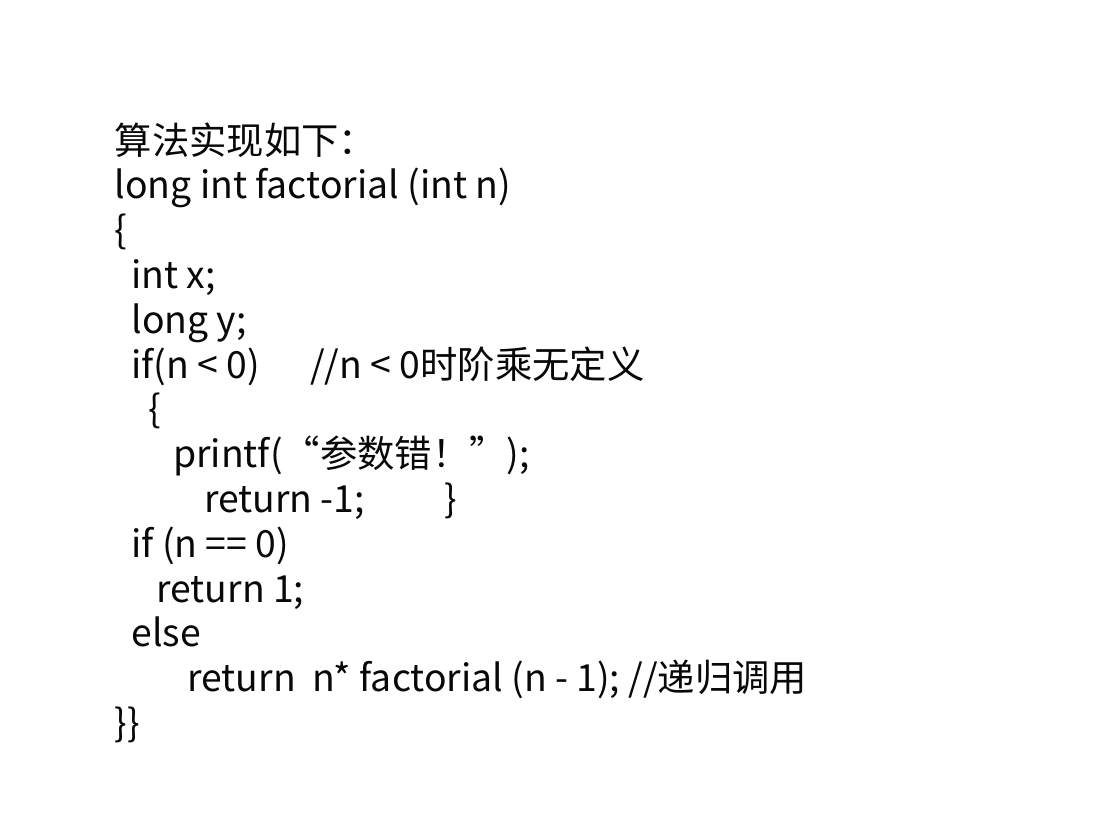
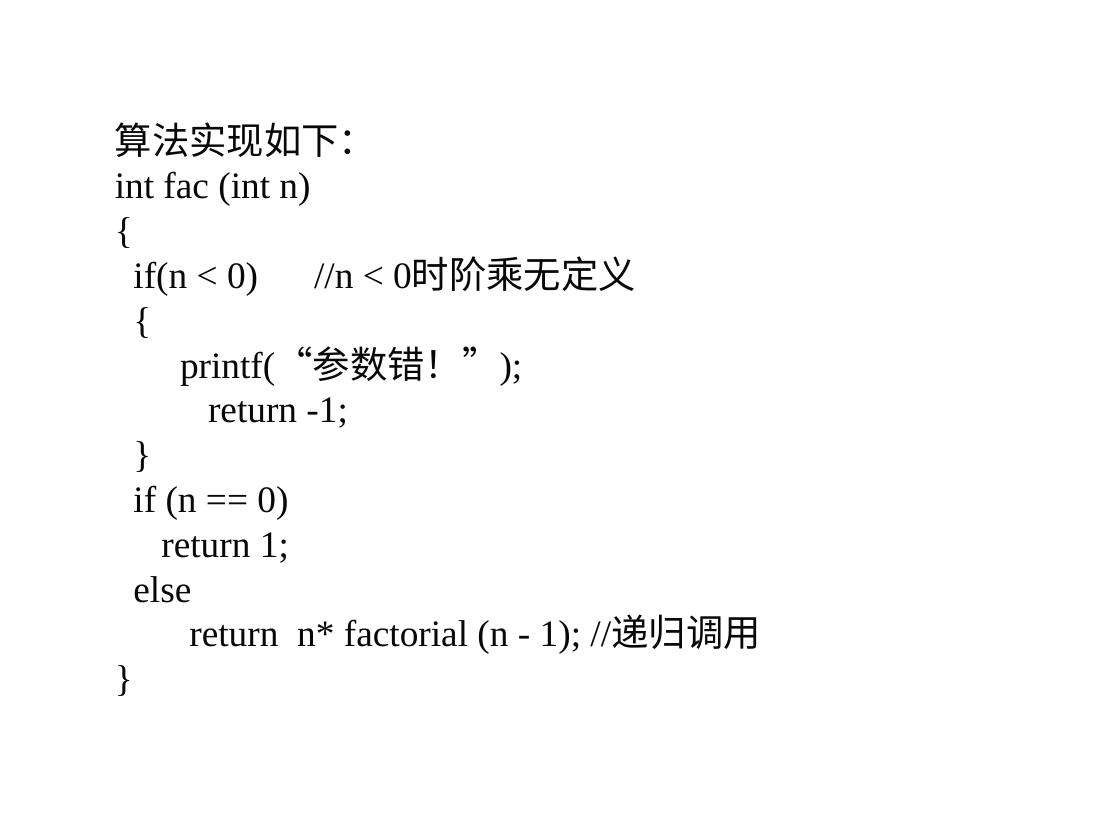
Before and after one commit to liutongling/DP, a slide deck: slide 14 of file/第3章 分治法计.pptx (slide 13 before the commit). Drawn at 1120x840 pixels with LibreOffice and Linux fonts; fonts in the diff are those of the drawing; background and template pictures are left out. Boxes give left, top, right and bottom in pixels: in the first picture for what was removed or moved away, otherwise in the second. Text is boxed around its words. In the diff, an @@ line names an element or a change of style, - is before the commit and + after.

Commit message:
添加递归函数和快速排序代码

```diff
--- a/file/第3章 分治法计.pptx
+++ b/file/第3章 分治法计.pptx
@@ text at [115,122,760,654]: text changed; font Noto Sans CJK SC to Times New Roman @@
-}}
+}
@@ text at [115,122,760,654]: font Noto Sans CJK SC to Times New Roman in "算法实现如下：", "{", "if(n < 0) //n < 0时阶乘无定义", "{" and 5 more places @@
@@ text at [115,171,310,206]: text changed; font Noto Sans CJK SC to Times New Roman @@
-long int factorial (int n)
+int fac (int n)
@@ text at [131,259,247,343]: paragraphs removed @@
-int x;
-long y;
@@ text at [208,397,347,428]: text changed; font Noto Sans CJK SC to Times New Roman @@
-return -1; }
+return -1;
+}
```
Also in this commit, not shown: 3 other slides changed, 3 slides added, 2 other files.
